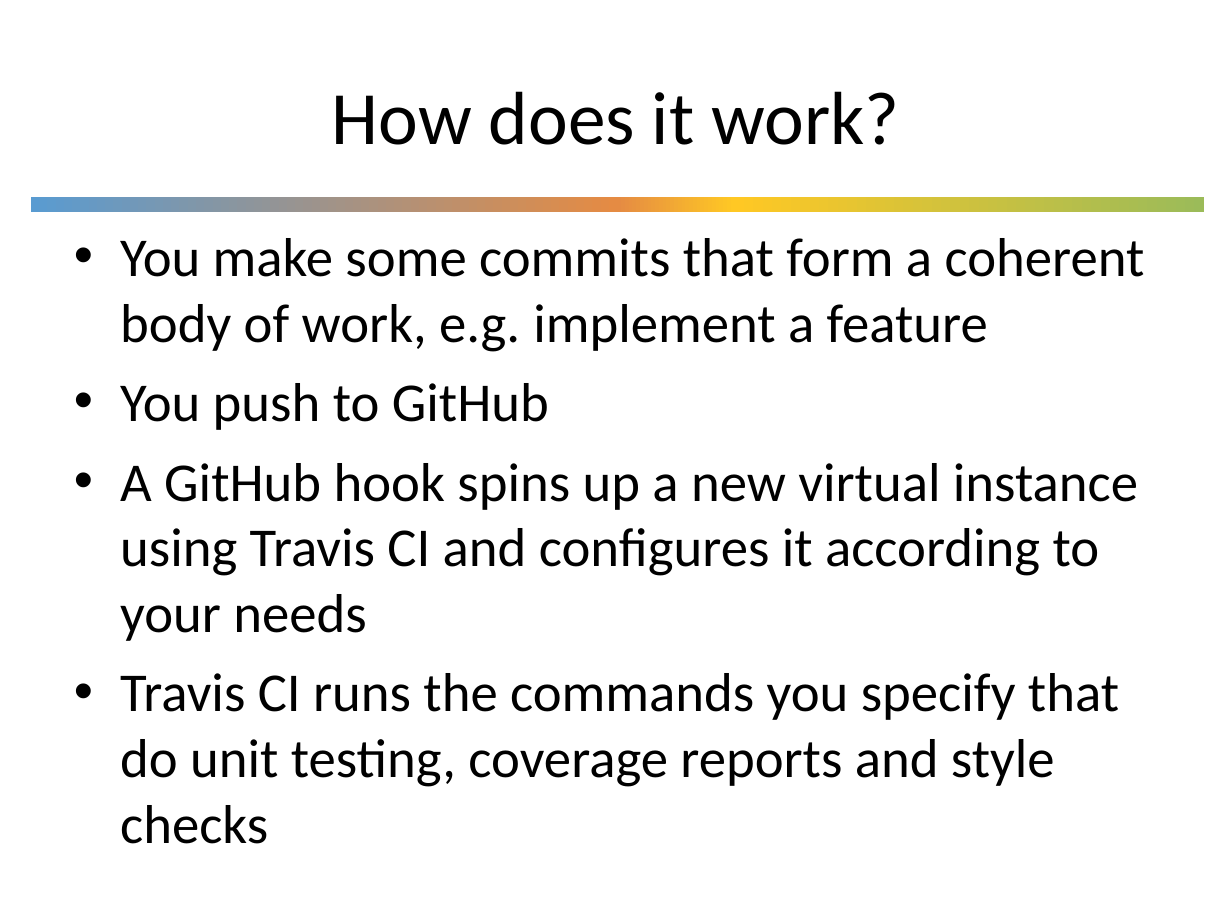
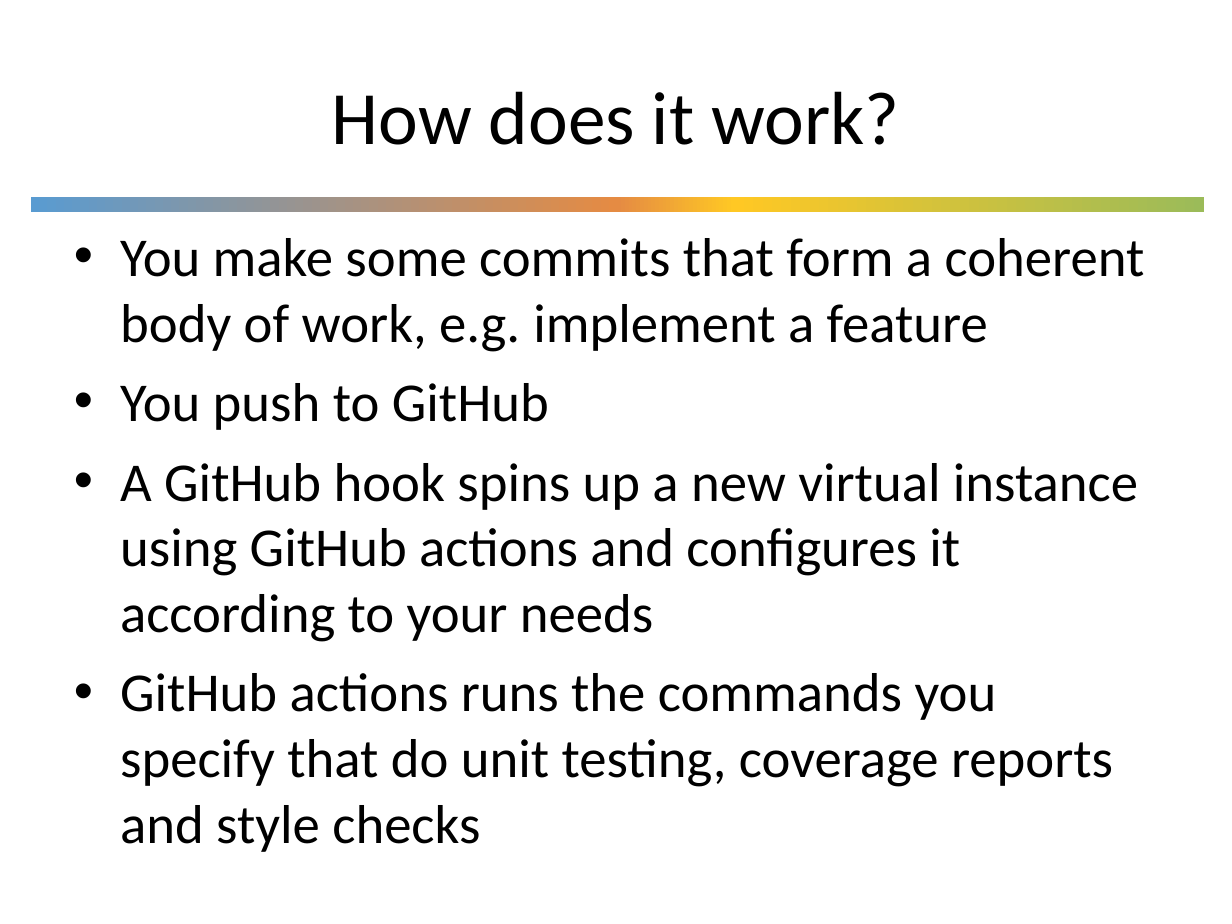
Before and after one commit to UWSEDS/lecture-materials, a slide deck: slide 10 of 10_virtual_envs_and_continuous_integration/continous_integration.pptx. Drawn at 1232x924 pixels with LibreOffice and Linux fonts; fonts in the diff are those of the drawing; background and template pictures are left out. Boxes give left, top, right and bottom in pixels: in the first picture for what was removed or moved away, otherwise in the second. Text is boxed around its words. In the diff, an @@ line names an element or a change of style, - is before the commit and + after.

```diff
--- a/10_virtual_envs_and_continuous_integration/continous_integration.pptx
+++ b/10_virtual_envs_and_continuous_integration/continous_integration.pptx
@@ text at box(120, 463, 1138, 852): text changed @@
-• A GitHub hook spins up a new virtual instance using Travis CI and configures it according to your needs
-• Travis CI runs the commands you specify that do unit testing, coverage reports and style checks
+• A GitHub hook spins up a new virtual instance using GitHub actions and configures it according to your needs
+• GitHub actions runs the commands you specify that do unit testing, coverage reports and style checks
```
Also in this commit, not shown: 1 other file.
